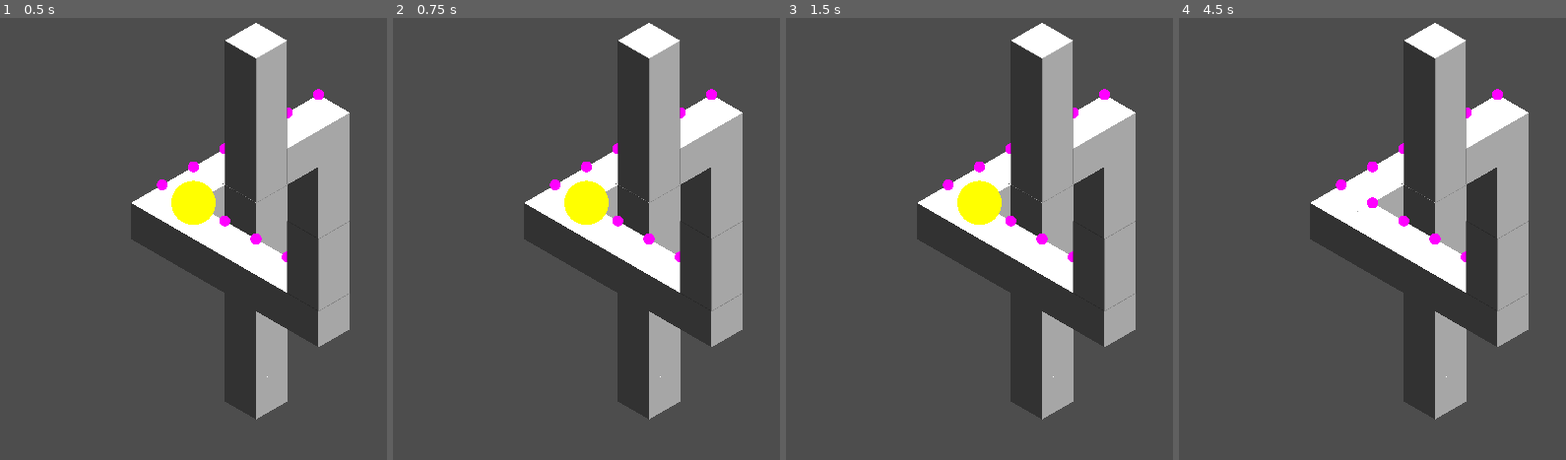
Above: before the commit, frames 1-4 (left to right).
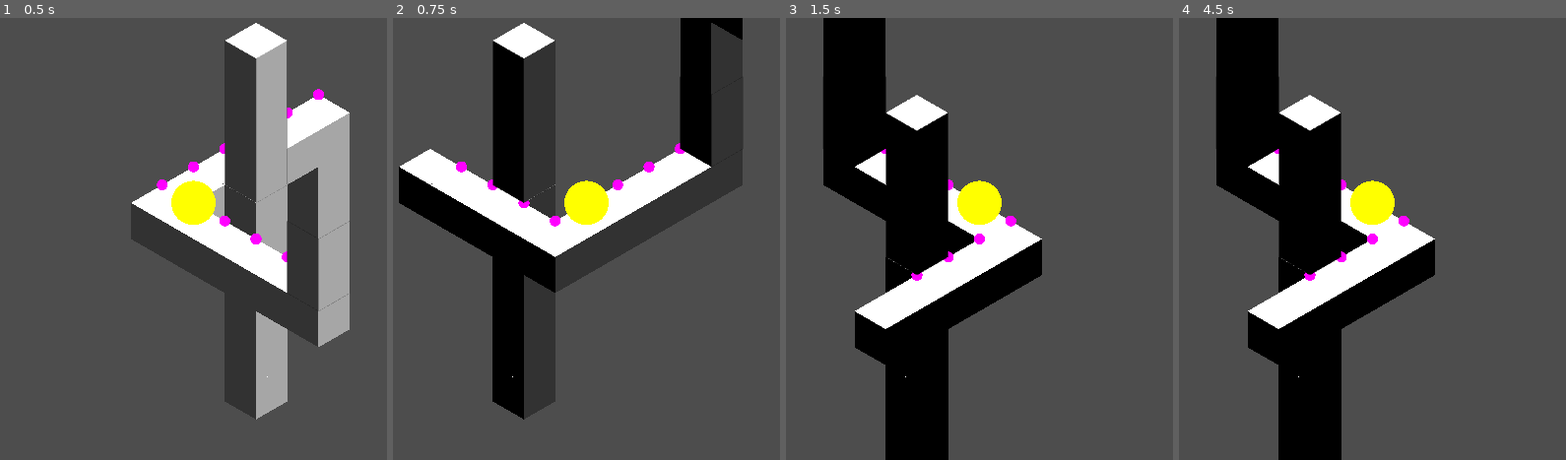
Above: after the commit, the same moments.

Repository: Sergey5588/polyhackv
Game: Godot game, scene res://main.tscn
Two runs of this game, one before a commit and one after it. Both use one fixed random seed, a clock stepped at 60 frames per second and the inputs below.
Inputs (mouse positions are in pixels of both pictures, inside the frame that each line leads up to):
- Up to frame 1 (0.5 s): no input
- Up to frame 2 (0.75 s): tap Enter at 0.5 s; move the mouse to (760, 216) at 0.52 s; tap R at 0.6 s; click (760, 216) at 0.67 s
- Up to frame 3 (1.5 s): tap Space at 1.25 s; move the mouse to (820, 261) at 1.27 s; tap R at 1.35 s; click (820, 261) at 1.42 s
- Up to frame 4 (4.5 s): tap Enter at 2, 4.25 s; move the mouse to (1449, 141) at 2.02 s; tap R every 0.75 s from 2.1 to 4.35 s; click (1449, 141) at 2.17 s; move the mouse to (1333, 327) at 2.77 s; click (1333, 327) at 2.92 s; tap Space at 3.5 s; move the mouse to (outside the picture) at 3.52 s; click (outside the picture) at 3.67 s; move the mouse to (outside the picture) at 4.27 s; click (outside the picture) at 4.42 s

Frame 1 is identical in both runs. In frame 2, 45% of the frame differs, in the area x 1-91%, y 0-91%; in frame 3, 46%; in frame 4, 47%, in the area x 9-91%, y 0-100%.

Commit message:
Camera3d now rotates around 0,0

Diff:
--- a/camera_3d.gd
+++ b/camera_3d.gd
@@ -1,9 +1,29 @@
 extends Camera3D
 
+var initial_radius: float
+var initial_height: float
+var angle: float
 
-# Called when the node enters the scene tree for the first time.
+func _input(event):
+	if event.is_action_pressed("r") or (event is InputEventKey and event.keycode == KEY_R and event.pressed):
+		angle -= deg_to_rad(90)
+		update_camera_position()
+
+func update_camera_position():
+	var x = initial_radius * sin(angle)
+	var z = initial_radius * cos(angle)
+	position = Vector3(x, initial_height, z)
+	# Always face the origin
+	look_at(Vector3.ZERO, Vector3.UP)
 func _ready() -> void:
+	update_camera_position()
 	position = Vector3(10,10,10)
 	var a = rad_to_deg(atan(1/sqrt(2)))
-	print(a)
 	rotation_degrees = Vector3(-a, 45, 0)
+	var pos = position
+	initial_radius = Vector2(pos.x, pos.z).length()
+	initial_height = pos.y
+
+	angle = atan2(pos.x, pos.z)
+
+	update_camera_position()
Not shown: 4 places in main.tscn that only renumber resources
